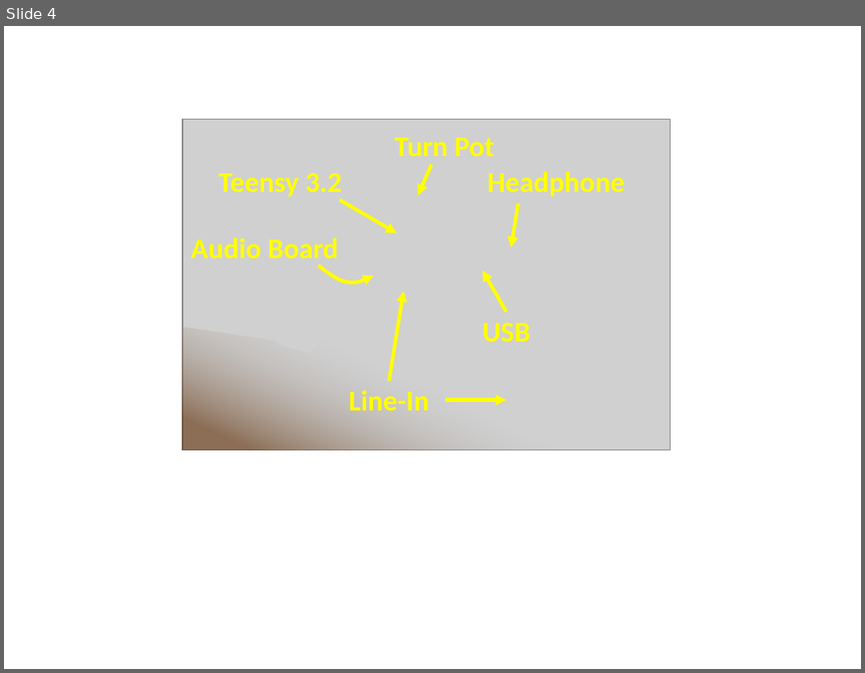
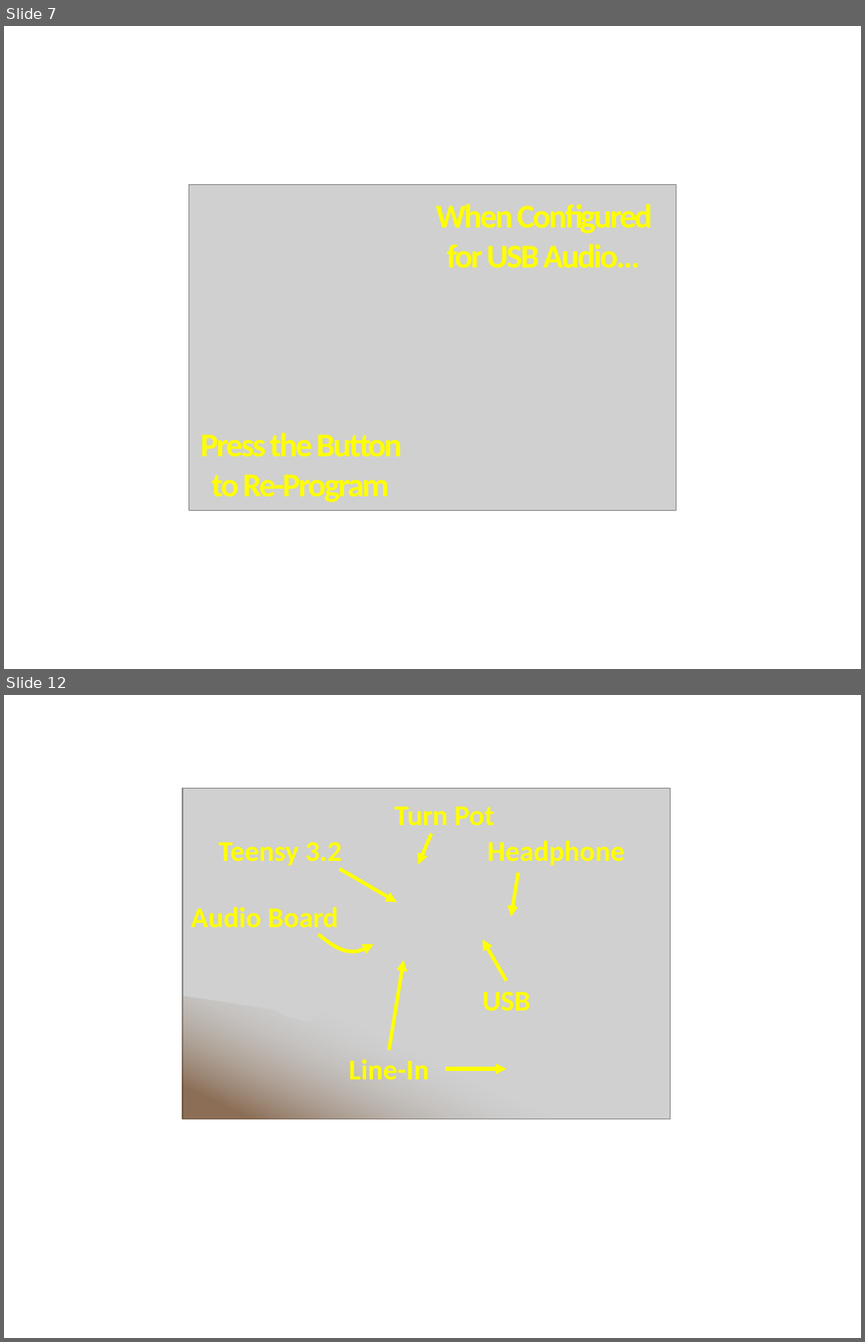
Before and after one commit to chipaudette/OpenAudio_blog, a slide deck: 2016-10-24 Teensy Audio USB/Figures for Blog/Figures.pptx. Shown one above the other, each under a label of ours: slide 4 before the commit, slides 7 and 12 after it; the slides between them are not shown. The pictures are 865x673 and 865x1342 pixels, drawn with LibreOffice and Linux fonts; fonts in the diff are those of the drawing; grey boxes stand for pictures. Boxes give left, top, right and bottom in pixels: in the first picture for what was removed or moved away, otherwise in the second. Text is boxed around its words. In the diff, an @@ line names an element or a change of style, - is before the commit and + after.

Commit message:
TeensyAudioUSB: new figures for the blog

```diff
--- a/2016-10-24 Teensy Audio USB/Figures for Blog/Figures.pptx
+++ b/2016-10-24 Teensy Audio USB/Figures for Blog/Figures.pptx
@@ slide 7 added at (4,26,861,669), background #FFFFFF @@
@@ picture added at (188,184,676,510) @@
@@ text added at (436,204,652,268), 28 pt, text #FFFF00, bold @@
+When Configured for USB Audio…
@@ text added at (200,432,402,502), 28 pt, text #FFFF00, bold @@
+Press the Button to Re-Program
@@ what was slide 4 is now slide 12 @@
```
Also in this commit, not shown: 2 slides changed, 8 other slides added, 6 slides removed, 23 other files.
